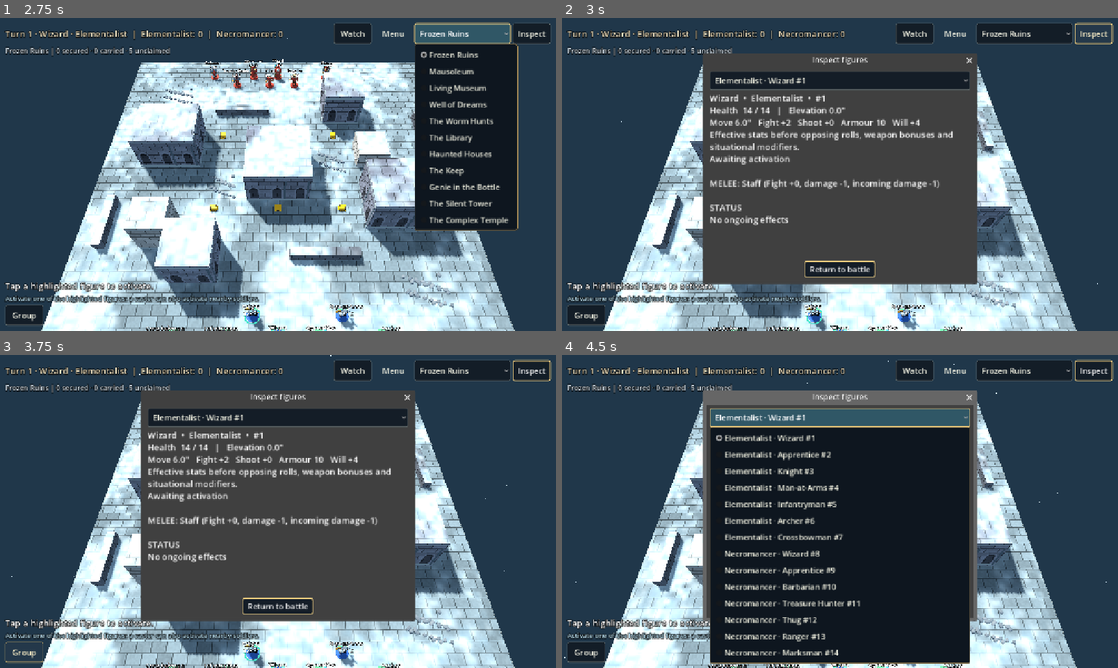
Above: before the commit, frames 1-4 (two rows, left to right).
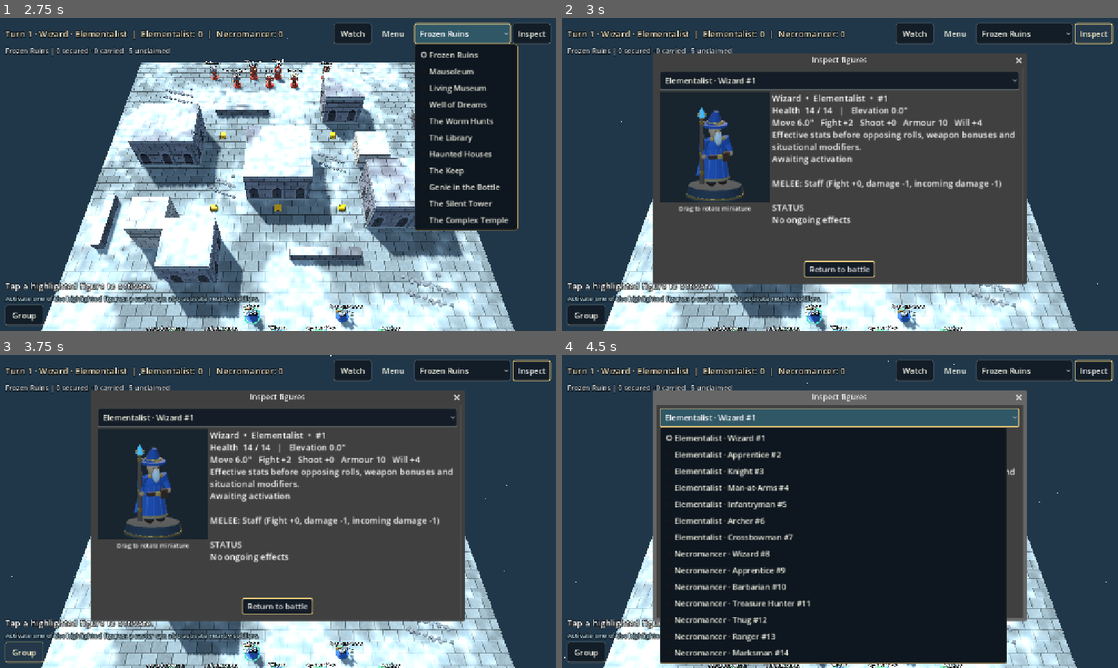
Above: after the commit, the same moments.

Repository: drag0nblad3/Frostgame
Game: Godot game, scene res://scenes/main.tscn
Two runs of this game, one before a commit and one after it. Both use one fixed random seed, a clock stepped at 60 frames per second and the inputs below.
Inputs:
- Up to frame 1 (2.75 s): click "Watch" at 0.5 s; click "Watch" at 1.25 s; click "Frozen Ruins" at 2 s
- Up to frame 2 (3 s): click "Inspect" at 2.75 s
- Up to frame 3 (3.75 s): click "Group" at 3.5 s
- Up to frame 4 (4.5 s): click "Elementalist · Wizard #1" at 4.25 s

Frame 1 is identical in both runs. In frame 2, 21% of the frame differs, in the area x 16-84%, y 11-86%; in frame 3, 21%; in frame 4, 21%, in the area x 16-84%, y 11-99%.

Commit message:
Show rotatable 3D miniature previews in inspection and soldier recruitment

Diff:
--- a/src/view/hud/figure_inspector.gd
+++ b/src/view/hud/figure_inspector.gd
@@ -5,6 +5,9 @@
 var _state: GameState
 var _picker: OptionButton
 var _body: RichTextLabel
+var _portrait: MiniaturePortrait
+var _content: HBoxContainer
+var _visual: VBoxContainer
 
 
 func _ready() -> void:
@@ -18,12 +21,28 @@
 	_picker.custom_minimum_size.y = 44
 	col.add_child(_picker)
 	_picker.item_selected.connect(func(index: int) -> void: _display(int(_picker.get_item_metadata(index))))
+	_content = HBoxContainer.new()
+	_content.size_flags_horizontal = Control.SIZE_EXPAND_FILL
+	_content.size_flags_vertical = Control.SIZE_EXPAND_FILL
+	col.add_child(_content)
+	_visual = VBoxContainer.new()
+	_content.add_child(_visual)
+	_portrait = MiniaturePortrait.new()
+	_portrait.custom_minimum_size = Vector2(220, 220)
+	_visual.add_child(_portrait)
+	var instruction := Label.new()
+	instruction.text = "Drag to rotate miniature"
+	instruction.horizontal_alignment = HORIZONTAL_ALIGNMENT_CENTER
+	instruction.add_theme_font_size_override("font_size", 14)
+	_visual.add_child(instruction)
 	_body = RichTextLabel.new()
+	_body.size_flags_horizontal = Control.SIZE_EXPAND_FILL
+	_body.size_flags_vertical = Control.SIZE_EXPAND_FILL
 	_body.bbcode_enabled = false
 	_body.add_theme_font_size_override("normal_font_size", 20)
 	_body.fit_content = false
 	_body.scroll_active = true
-	col.add_child(_body)
+	_content.add_child(_body)
 
 
 func open(state: GameState, preferred: int = -1) -> void:
@@ -44,7 +63,9 @@
 	else:
 		_body.text = "No figures remain on the table."
 	var viewport := get_parent().get_viewport().get_visible_rect().size
-	_body.custom_minimum_size = Vector2(minf(600, viewport.x * 0.78), minf(380, viewport.y * 0.60))
+	_visual.visible = viewport.x >= 650
+	_portrait.custom_minimum_size = Vector2.ONE * minf(255, viewport.x * 0.26)
+	_body.custom_minimum_size = Vector2(minf(570, viewport.x * (0.58 if _visual.visible else 0.78)), minf(380, viewport.y * 0.60))
 	popup_centered()
 
 
@@ -52,6 +73,8 @@
 	var f := _state.figure(id)
 	if f != null:
 		_body.text = describe(_state, f)
+		var color: Color = Color(0.65, 0.45, 0.75) if f.side < 0 else FigureView.SIDE_COLORS[f.side % FigureView.SIDE_COLORS.size()]
+		_portrait.set_figure(f, color)
 
 
 static func describe(s: GameState, f: Figure) -> String:
--- /dev/null
+++ b/src/view/hud/miniature_portrait.gd
@@ -0,0 +1,99 @@
+class_name MiniaturePortrait
+extends SubViewportContainer
+## A real 3D miniature in a self-contained studio, rendered only while visible.
+
+var _studio: SubViewport
+var _turntable: Node3D
+var _model: Node3D
+var _camera: Camera3D
+var _key := ""
+
+
+func _ready() -> void:
+	stretch = true
+	mouse_filter = Control.MOUSE_FILTER_STOP
+	_studio = SubViewport.new()
+	_studio.own_world_3d = true
+	_studio.render_target_update_mode = SubViewport.UPDATE_WHEN_VISIBLE
+	_studio.size = Vector2i(300, 300)
+	add_child(_studio)
+	var room := Node3D.new()
+	_studio.add_child(room)
+	var world := WorldEnvironment.new()
+	var environment := Environment.new()
+	environment.background_mode = Environment.BG_COLOR
+	environment.background_color = Color(0.095, 0.14, 0.18)
+	environment.ambient_light_source = Environment.AMBIENT_SOURCE_COLOR
+	environment.ambient_light_color = Color(0.68, 0.78, 0.88)
+	environment.ambient_light_energy = 0.52
+	world.environment = environment
+	room.add_child(world)
+	var key_light := DirectionalLight3D.new()
+	key_light.rotation_degrees = Vector3(-42, -28, 0)
+	key_light.light_energy = 1.30
+	key_light.light_color = Color(1.0, 0.89, 0.69)
+	room.add_child(key_light)
+	var fill := DirectionalLight3D.new()
+	fill.rotation_degrees = Vector3(-38, 135, 0)
+	fill.light_color = Color(0.55, 0.77, 1.0)
+	fill.light_energy = 0.7
+	room.add_child(fill)
+	_turntable = Node3D.new()
+	room.add_child(_turntable)
+	var plinth := MiniatureFactory.cylinder(_turntable, Vector3(0, -0.14, 0), 0.64, 0.71, 0.28, Color(0.18, 0.23, 0.27))
+	WeaponSculpt.metal(MiniatureFactory.cylinder(_turntable, Vector3(0, -0.22, 0), 0.70, 0.70, 0.055, Color(0.68, 0.53, 0.30)))
+	_camera = Camera3D.new()
+	_camera.projection = Camera3D.PROJECTION_ORTHOGONAL
+	_camera.size = 2.9
+	room.add_child(_camera)
+	_camera.position = Vector3(2.5, 1.8, -4.4)
+	_camera.look_at_from_position(_camera.position, Vector3(0, 0.85, 0))
+	_camera.make_current()
+	gui_input.connect(_drag)
+	set_process(false)
+
+
+func set_figure(f: Figure, color: Color) -> void:
+	if not is_instance_valid(_turntable):
+		return
+	var next := "%s:%s:%s:%s:%s" % [f.def.id, f.id, f.melee.id if f.melee != null else "", f.ranged.id if f.ranged != null else "", color]
+	if next == _key:
+		return
+	_key = next
+	if is_instance_valid(_model):
+		_turntable.remove_child(_model)
+		_model.queue_free()
+	_model = MiniatureFactory.create(f, color)
+	_turntable.add_child(_model)
+	_turntable.rotation.y = 0.0
+	var box := _bounds(_model, _model.transform)
+	if box.size.length_squared() > 0.001:
+		var height := box.size.y
+		var center := box.get_center()
+		_camera.size = maxf(2.10, maxf(height * 1.35, maxf(box.size.x, box.size.z) * 1.8))
+		var target := Vector3(0, maxf(0.38, center.y - 0.06), 0)
+		_camera.look_at_from_position(target + Vector3(2.5, 1.15, -4.4), target)
+
+
+func _bounds(node: Node3D, transform: Transform3D) -> AABB:
+	var out := AABB()
+	var has_mesh := false
+	if node is MeshInstance3D and node.mesh != null:
+		out = transform * node.mesh.get_aabb()
+		has_mesh = true
+	for child in node.get_children():
+		if child is Node3D:
+			var child_box := _bounds(child, transform * child.transform)
+			if child_box.size.length_squared() > 0.00001:
+				out = out.merge(child_box) if has_mesh else child_box
+				has_mesh = true
+	return out
+
+
+func _drag(event: InputEvent) -> void:
+	if event is InputEventMouseMotion and event.button_mask & MOUSE_BUTTON_MASK_LEFT:
+		_turntable.rotation.y += event.relative.x * 0.012
+		accept_event()
+	elif event is InputEventScreenDrag:
+		_turntable.rotation.y += event.relative.x * 0.012
+		accept_event()
--- a/src/view/hud/warband_setup.gd
+++ b/src/view/hud/warband_setup.gd
@@ -13,11 +13,14 @@
 var _school: OptionButton
 var _apprentice: CheckBox
 var _hire: Button
+var _recruit_portrait: MiniaturePortrait
+var _recruit_info: Label
 
 
 func setup(db: FigureDb) -> void:
 	draft = WarbandDraft.new(db)
 	draft.choose_defaults()
+	theme = BattleTheme.create()
 	title = "Create a wizard and warband"
 	get_ok_button().text = "Begin skirmish"
 	dialog_hide_on_ok = false
@@ -71,6 +74,15 @@
 	_hire.pressed.connect(func() -> void:
 		draft.hire(str(_recruits.get_selected_metadata()))
 		_update())
+	var recruit_card := HBoxContainer.new()
+	body.add_child(recruit_card)
+	_recruit_portrait = MiniaturePortrait.new()
+	_recruit_portrait.custom_minimum_size = Vector2(190, 165)
+	recruit_card.add_child(_recruit_portrait)
+	_recruit_info = Label.new()
+	_recruit_info.autowrap_mode = TextServer.AUTOWRAP_WORD_SMART
+	_recruit_info.size_flags_horizontal = Control.SIZE_EXPAND_FILL
+	recruit_card.add_child(_recruit_info)
 	_roster = ItemList.new()
 	_roster.custom_minimum_size.y = 130
 	body.add_child(_roster)
@@ -135,7 +147,12 @@
 		if draft.catalog[id]["kind"] != "unimplemented" or Rituals.BEFORE.has(id) or Rituals.AFTER.has(id):
 			live += 1
 	_summary.text = "%d gc left | %d/8 soldiers | %d/4 specialists | %d/8 implemented spells\n%s" % [WarbandDraft.BUDGET - draft.cost(), draft.soldiers.size(), draft.specialists(), live, "Campaign rituals are available between battles." if problems.is_empty() else "\n".join(problems)]
-	_hire.disabled = not draft.can_hire(str(_recruits.get_selected_metadata()))
+	var recruit_id := str(_recruits.get_selected_metadata())
+	_hire.disabled = not draft.can_hire(recruit_id)
+	var definition := draft.db.get_def(recruit_id)
+	if definition != null:
+		_recruit_portrait.set_figure(Figure.new(0, definition, 0, Vector2.ZERO, draft.db.unarmed()), FigureView.SIDE_COLORS[0])
+		_recruit_info.text = "%s · %d gc\nM %d″   F %+d   S %+d\nA %d   W %+d   H %d\n%s" % [definition.name, definition.cost, definition.move, definition.fight, definition.shoot, definition.armour, definition.will, definition.health, "Specialist" if definition.specialist else "Standard soldier"]
 	get_ok_button().disabled = not problems.is_empty()
 
 
--- a/tests/roster_smoke.gd
+++ b/tests/roster_smoke.gd
@@ -23,6 +23,10 @@
 	if setup == null or not setup.draft.errors().is_empty():
 		quit(1)
 		return true
+	if setup._recruit_portrait._model == null or setup._recruit_info.text.is_empty():
+		printerr("Recruitment preview unavailable")
+		quit(1)
+		return true
 	setup.draft.wizard_name = "CI Wizard"
 	setup.draft.school = "witch"
 	setup.draft.choose_defaults()
--- a/tests/scenario_ui_smoke.gd
+++ b/tests/scenario_ui_smoke.gd
@@ -37,6 +37,9 @@
 	if not scene._inspector.visible or not scene._inspector._body.text.contains("Health"):
 		_fail("Figure inspector unavailable")
 		return
+	if scene._inspector._portrait._model == null:
+		_fail("Inspector miniature preview missing")
+		return
 	scene._inspector.hide()
 	scene._open_guide()
 	if not scene._guide.visible:
